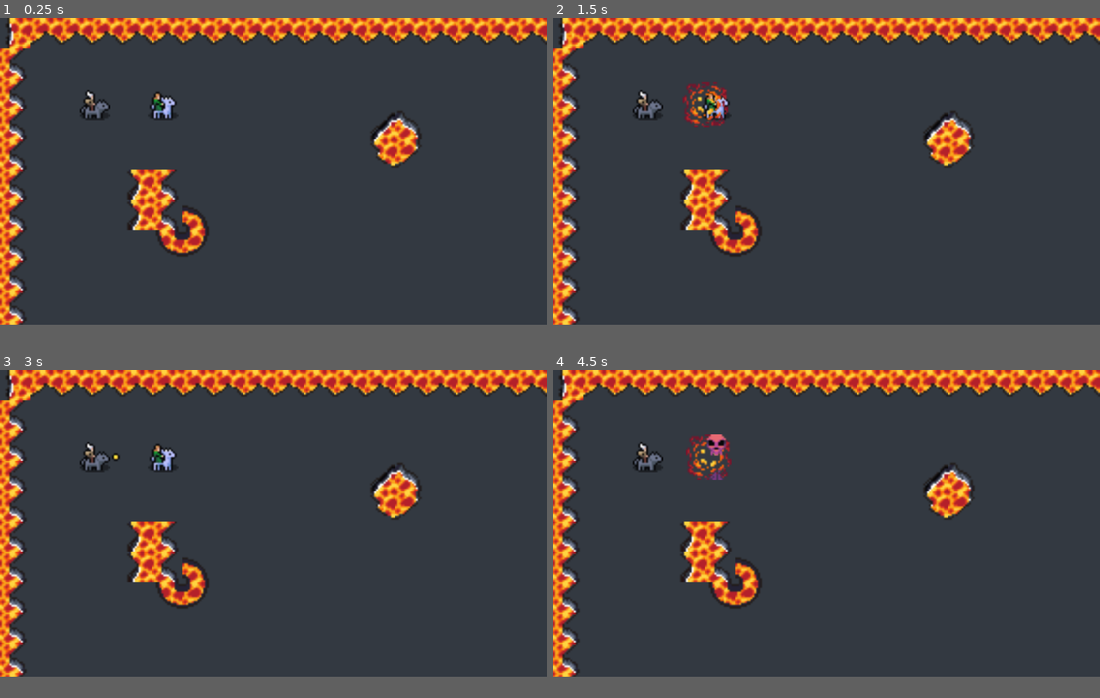
Above: before the commit, frames 1-4 (two rows, left to right).
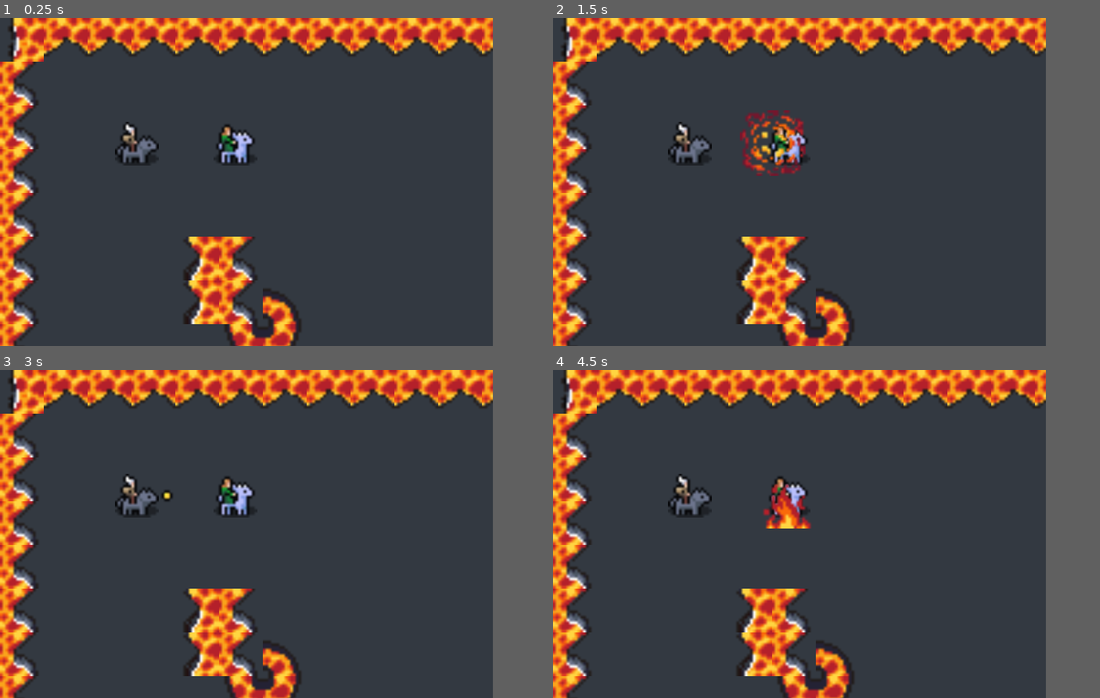
Above: after the commit, the same moments.

Repository: Snayff/not_quite_paradise4
Game: Godot game, scene res://world.tscn
Same seed, same stepped clock (60 frames per second), same inputs: the game is played once before the commit and once after it.
Inputs:
- Up to frame 1 (0.25 s): no input
- Up to frame 2 (1.5 s): tap Enter at 0.5 s
- Up to frame 3 (3 s): no input
- Up to frame 4 (4.5 s): no input
In our replay, the window is 799x449 before the commit and 720x480 after it. These sizes can differ from the game's own. Grey fills any space a smaller window leaves; there, only what the larger window draws over its background counts as a difference.

The runs differ from the first frame. In frame 1, 20% of the frame differs, in the area x 0-100%, y 0-100%; in frame 2, 21%; in frame 3, 20%; in frame 4, 21%.

Commit message:
added scene_spawn_effect

Diff:
--- a/project.godot
+++ b/project.godot
@@ -19,6 +19,11 @@
 
 Constants="*res://scripts/singletons/constants.gd"
 
+[display]
+
+window/size/viewport_width=720
+window/size/viewport_height=480
+
 [layer_names]
 
 2d_physics/layer_1="team1_hurtbox"
--- a/scenes/abcs/combat_active.gd
+++ b/scenes/abcs/combat_active.gd
@@ -57,6 +57,9 @@
 		projectile.set_target_position(target_position)
 	projectile.hitbox.hit_hurtbox.connect(_effect_chain.on_hit)
 
+	#TEST
+	_travel_range = 0
+
 func set_target_actor(actor: CombatActor) -> void:
 	if actor is CombatActor:
 		target_actor = actor
--- a/scenes/abcs/combat_actor.gd
+++ b/scenes/abcs/combat_actor.gd
@@ -10,6 +10,7 @@
 
 @onready var _health: ResourceComponent = %Health
 @onready var _on_hit_flash: FlashComponent = %OnHitFlash
+@onready var reusable_spawner: SpawnerComponent = %ReusableSpawner  ## component for spawning runtime-defined Nodes on the actor
 
 
 @export var target: CombatActor:  ## TODO: remove once proper targeting is in
--- a/scenes/abcs/combat_actor.tscn
+++ b/scenes/abcs/combat_actor.tscn
@@ -48,8 +48,11 @@
 hurtbox = NodePath("../HurtboxComponent")
 root_actor = NodePath("..")
 
-[node name="DeathTrigger" type="Node" parent="."]
+[node name="DeathTrigger" type="Node" parent="." node_paths=PackedStringArray("_root", "_resource", "_destroy_effect_spawner")]
 script = ExtResource("4_jbu0c")
+_root = NodePath("..")
+_resource = NodePath("../Health")
+_destroy_effect_spawner = NodePath("../DeathEffectSpawner")
 
 [node name="DeathEffectSpawner" type="Node2D" parent="."]
 script = ExtResource("5_8f86d")
@@ -74,3 +77,7 @@
 [node name="Tags" type="Node" parent="."]
 script = ExtResource("8_ni5ln")
 _tags = Array[int]([3])
+
+[node name="ReusableSpawner" type="Node2D" parent="."]
+unique_name_in_owner = true
+script = ExtResource("5_8f86d")
--- a/scenes/combat_actives/fireblast.tscn
+++ b/scenes/combat_actives/fireblast.tscn
@@ -1,8 +1,9 @@
-[gd_scene load_steps=4 format=3 uid="uid://lsbutqx8scoq"]
+[gd_scene load_steps=5 format=3 uid="uid://lsbutqx8scoq"]
 
 [ext_resource type="PackedScene" uid="uid://cn8jpy03lpd4m" path="res://scenes/abcs/combat_active.tscn" id="1_34rtn"]
 [ext_resource type="PackedScene" uid="uid://fbgfulkn14kk" path="res://scenes/projectiles/fireball.tscn" id="2_figyj"]
 [ext_resource type="Script" path="res://scripts/effect_chains/fireblast.gd" id="3_rbbfq"]
+[ext_resource type="PackedScene" uid="uid://dy4cr4ku2spty" path="res://scenes/effects/fire.tscn" id="4_0h3fc"]
 
 [node name="Fireblast" instance=ExtResource("1_34rtn")]
 _valid_targets = 2
@@ -14,3 +15,4 @@
 [node name="EffectChain" type="Node" parent="." index="2"]
 unique_name_in_owner = true
 script = ExtResource("3_rbbfq")
+_repeat_damage_animation = ExtResource("4_0h3fc")
--- a/scenes/combat_actors/horsey_rider.tscn
+++ b/scenes/combat_actors/horsey_rider.tscn
@@ -54,11 +54,6 @@
 position = Vector2(0, 1)
 shape = SubResource("CircleShape2D_1e663")
 
-[node name="DeathTrigger" parent="." index="4" node_paths=PackedStringArray("_root", "_resource", "_destroy_effect_spawner")]
-_root = NodePath("..")
-_resource = NodePath("../Health")
-_destroy_effect_spawner = NodePath("../DeathEffectSpawner")
-
 [node name="DeathEffectSpawner" parent="." index="5"]
 scene = ExtResource("6_n6jvf")
 
--- /dev/null
+++ b/scenes/effects/fire.tscn
@@ -0,0 +1,24 @@
+[gd_scene load_steps=5 format=3 uid="uid://dy4cr4ku2spty"]
+
+[ext_resource type="Texture2D" uid="uid://b7cpj3x1030t2" path="res://assets/effects/fire/FireWall(Frame1).png" id="1_wp8wl"]
+[ext_resource type="Texture2D" uid="uid://h3op5n404lfn" path="res://assets/effects/fire/FireWall(Frame2).png" id="2_qeu4a"]
+[ext_resource type="Script" path="res://scripts/components/visuals/oneshot_animation.gd" id="3_bgtvl"]
+
+[sub_resource type="SpriteFrames" id="SpriteFrames_e2yp8"]
+animations = [{
+"frames": [{
+"duration": 1.0,
+"texture": ExtResource("1_wp8wl")
+}, {
+"duration": 1.0,
+"texture": ExtResource("2_qeu4a")
+}],
+"loop": true,
+"name": &"default",
+"speed": 5.0
+}]
+
+[node name="Fire" type="AnimatedSprite2D"]
+sprite_frames = SubResource("SpriteFrames_e2yp8")
+autoplay = "default"
+script = ExtResource("3_bgtvl")
--- a/scripts/components/functionals/spawner.gd
+++ b/scripts/components/functionals/spawner.gd
@@ -5,17 +5,8 @@
 
 
 @export var scene: PackedScene  ## The scene we want to spawn
-@export var node: Node  ## the node we want to duplicate, e.g. a template projectile.
 
 
-var _is_disabled: bool = false
-
-
-func _ready() -> void:
-	# check for mandatory properties set in editor
-	if not scene is PackedScene and not node is Node:
-		#print_debug("EffectSpawner has nothing to spawn. Is this intended? ")
-		_is_disabled = true
 
 
 ## Spawn an instance of the scene at a specific global position on a parent
@@ -23,8 +14,9 @@
 ## By default, the parent is the current "main" scene , but can pass in an alternative parent if you so choose.
 ## returns the instance of the spawned scene.
 func spawn_scene(global_spawn_position: Vector2 = global_position, parent: Node = get_tree().current_scene) -> Node:
-	if _is_disabled:
-		return null
+	if not scene is PackedScene:
+		push_warning("Nothing to spawn.")
+		return
 
 	# Instance the scene
 	var instance = scene.instantiate()
--- a/scripts/effect_chains/fireblast.gd
+++ b/scripts/effect_chains/fireblast.gd
@@ -23,6 +23,7 @@
 @export var _repeat_damage: int = 1
 @export var _num_iterations: int = 10
 @export var _interval: float = 1
+@export var _repeat_damage_animation: PackedScene  ## the animation to apply on interval
 #endregion
 
 
@@ -50,6 +51,9 @@
 	interval_effect.damage = _repeat_damage
 	interval_effect.is_one_shot = false
 	effect.add_repeating_effect(interval_effect)
+	var interval_animation = SpawnSceneEffect.new(self)
+	interval_animation.scene = _repeat_damage_animation
+	effect.add_repeating_effect(interval_animation)
 	effect.apply(actor_hit)
 
 	# TODO: add create visual effect
--- a/scripts/effects/alter_resource.gd
+++ b/scripts/effects/alter_resource_effect.gd
@@ -2,7 +2,7 @@
 ##
 ## these are direct manipulations, no resistances are taken into consideration.
 #@icon("")
-class_name AlterResource
+class_name AlterResourceEffect
 extends Effect
 
 
--- /dev/null
+++ b/scripts/effects/spawn_scene_effect.gd
@@ -0,0 +1,44 @@
+## class desc
+#@icon("")
+class_name SpawnSceneEffect
+extends Effect
+
+
+#region SIGNALS
+
+#endregion
+
+
+#region ON READY
+
+#endregion
+
+
+#region EXPORTS
+# @export_category("Component Links")
+# @export var
+#
+# @export_category("Details")  # feel free to rename category
+#endregion
+
+
+#region VARS
+var scene: PackedScene
+#endregion
+
+
+#region FUNCS
+func apply(target: CombatActor) -> void:
+	var spawner: SpawnerComponent = target.get("reusable_spawner")
+	if spawner is SpawnerComponent:
+		spawner.scene = scene
+		spawner.spawn_scene(target.global_position)
+
+
+
+
+
+
+
+
+#endregion
Binary file added: assets/effects/fire/FireWall(Frame1).png
Not shown, added: assets/effects/fire/FireWall(Frame1).png.import
Binary file added: assets/effects/fire/FireWall(Frame2).png
Not shown, added: assets/effects/fire/FireWall(Frame2).png.import
Renamed: scripts/effects/deal_damage.gd -> scripts/effects/deal_damage_effect.gd
Renamed: scripts/effects/repeat_application.gd -> scripts/effects/repeat_application_effect.gd
Not shown, changed: todo.txt
